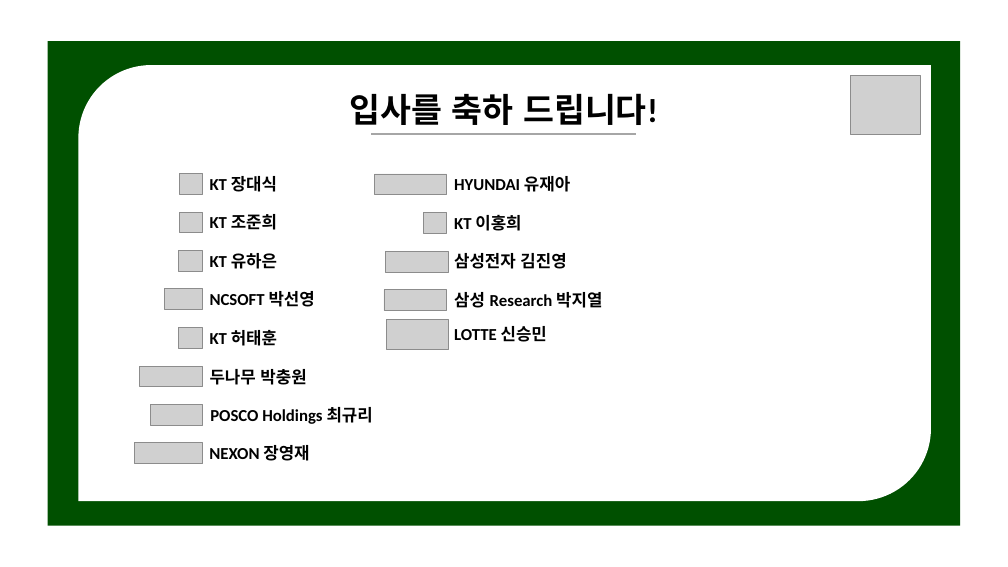
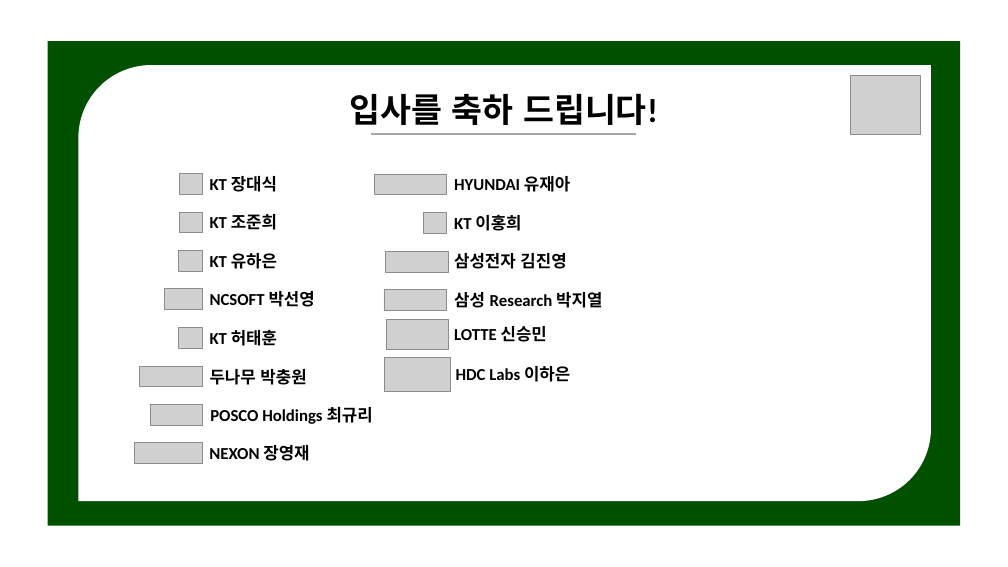
Before and after one commit to NLPlab-skku/NLPlab-skku.github.io, a slide deck: slide 3 of assets/img/notice/template.pptx. Drawn at 1008x567 pixels with LibreOffice and Linux fonts; fonts in the diff are those of the drawing; grey boxes stand for pictures. Boxes give left, top, right and bottom in pixels: in the first picture for what was removed or moved away, otherwise in the second. Text is boxed around its words. In the diff, an @@ line names an element or a change of style, - is before the commit and + after.

```diff
--- a/assets/img/notice/template.pptx
+++ b/assets/img/notice/template.pptx
@@ picture added at (385,358,451,392) @@
@@ text added at (456,366,570,382), 16 pt, text #000000, bold @@
+HDC Labs 이하은
```
Also in this commit, not shown: 1 other slide changed, 2 other files.
